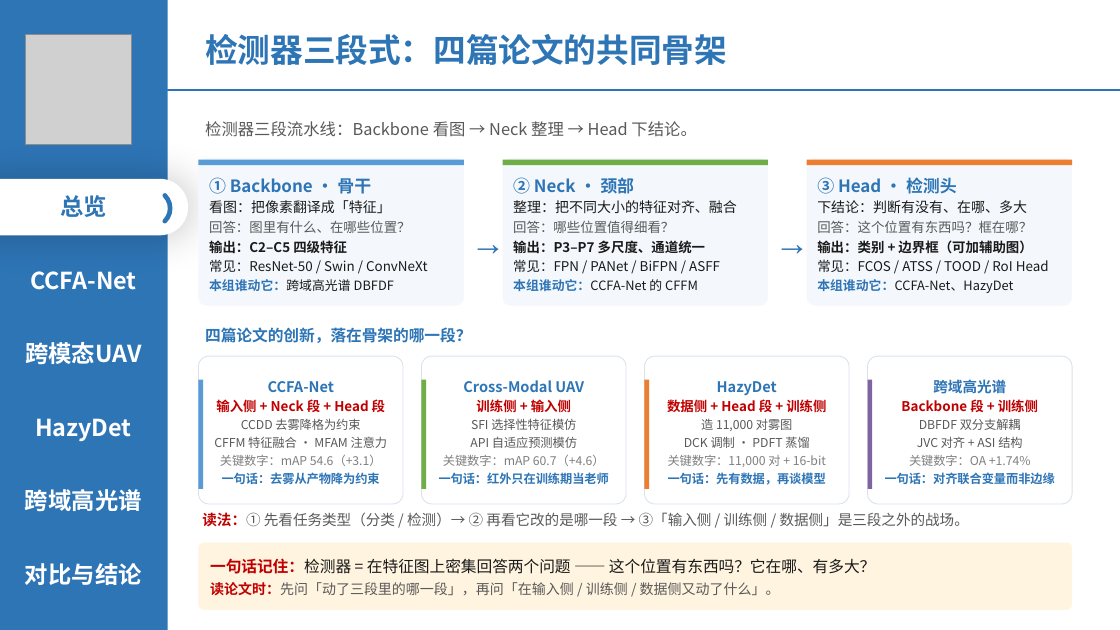
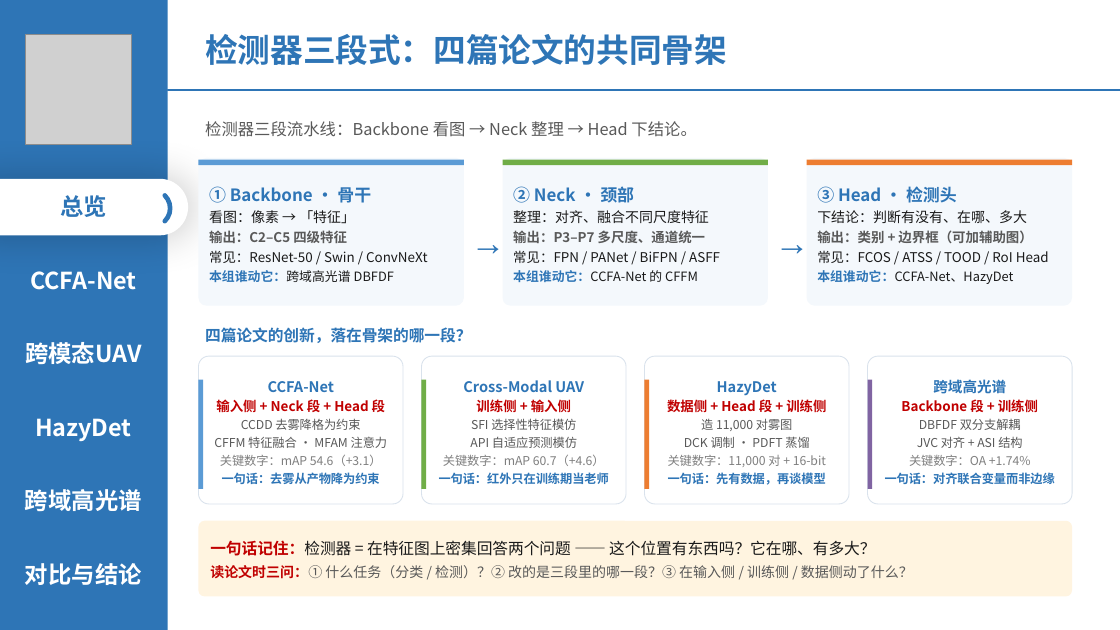
Before and after one commit to 139876/paper-notes, a slide deck: slide 3 of 论文精读/3-HazyDet精读/附件/四篇论文-组会汇报.pptx. Drawn at 1120x630 pixels with LibreOffice and Linux fonts; fonts in the diff are those of the drawing; grey boxes stand for pictures. Boxes give left, top, right and bottom in pixels: in the first picture for what was removed or moved away, otherwise in the second. Text is boxed around its words. In the diff, an @@ line names an element or a change of style, - is before the commit and + after.

```diff
--- a/论文精读/3-HazyDet精读/附件/四篇论文-组会汇报.pptx
+++ b/论文精读/3-HazyDet精读/附件/四篇论文-组会汇报.pptx
@@ text in rounded rectangle at [209, 210, 355, 224]: text changed; size 11.5 to 12 pt; text colour #595959 to #1A1A1A @@
-看图：把像素翻译成「特征」
-回答：图里有什么、在哪些位置？
+看图：像素 → 「特征」
@@ text in rounded rectangle at [209, 230, 347, 243]: text colour #1A1A1A to #595959 in "输出：C2–C5 四级特征" @@
@@ text in rounded rectangle at [513, 210, 709, 223]: text changed @@
-整理：把不同大小的特征对齐、融合
-回答：哪些位置值得细看？
+整理：对齐、融合不同尺度特征
@@ text in rounded rectangle at [513, 230, 705, 243]: text colour #1A1A1A to #595959 in "输出：P3–P7 多尺度、通道统一" @@
@@ text in rounded rectangle at [817, 220, 1032, 233]: paragraph removed @@
-回答：这个位置有东西吗？框在哪？
@@ text in rounded rectangle at [817, 230, 1032, 243]: text colour #1A1A1A to #595959 in "输出：类别 + 边界框（可加辅助图）" @@
@@ rounded rectangle "一句话记住：检测器 = 在特征图上密集回答两个问题 —— 这个位置有东西吗？它在哪、有多大？": place and size @@
-rounded rectangle "一句话记住：检测器 = 在特征图上密集回答两个问题 —— 这个位置有东西吗？它在哪、有多大？" at [198, 543, 1072, 610]
+rounded rectangle "一句话记住：检测器 = 在特征图上密集回答两个问题 —— 这个位置有东西吗？它在哪、有多大？" at [198, 521, 1072, 597]
@@ text removed at [202, 512, 969, 527] @@
-读法：① 先看任务类型（分类 / 检测）→ ② 再看它改的是哪一段 → ③「输入侧 / 训练侧 / 数据侧」是三段之外的战场。
@@ text in rounded rectangle at [210, 565, 913, 579]: text changed @@
-读论文时：先问「动了三段里的哪一段」，再问「在输入侧 / 训练侧 / 数据侧又动了什么」。
+读论文时三问：① 什么任务（分类 / 检测）？② 改的是三段里的哪一段？③ 在输入侧 / 训练侧 / 数据侧动了什么？
```
Also in this commit, not shown: 11 other slides changed.
